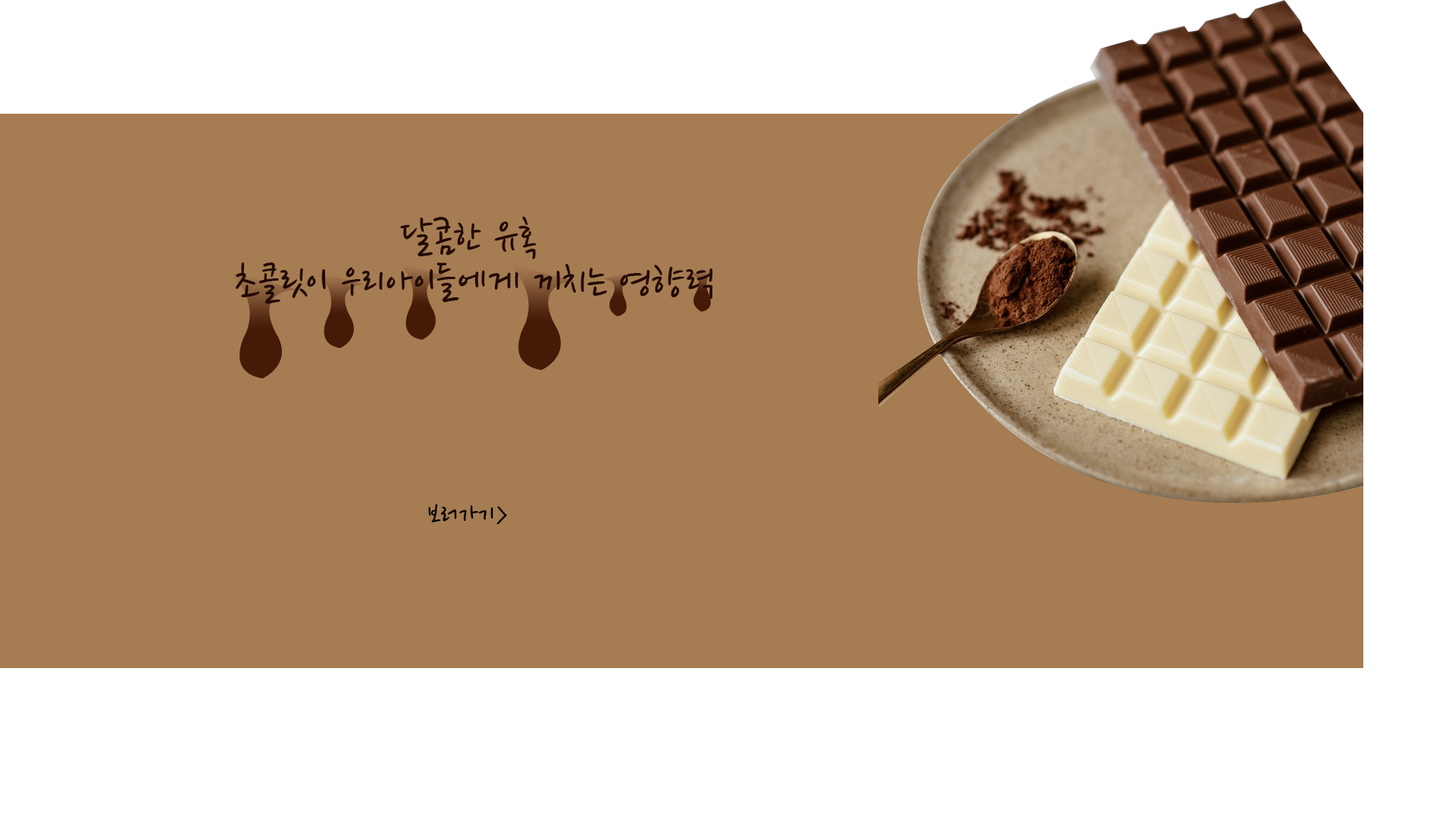
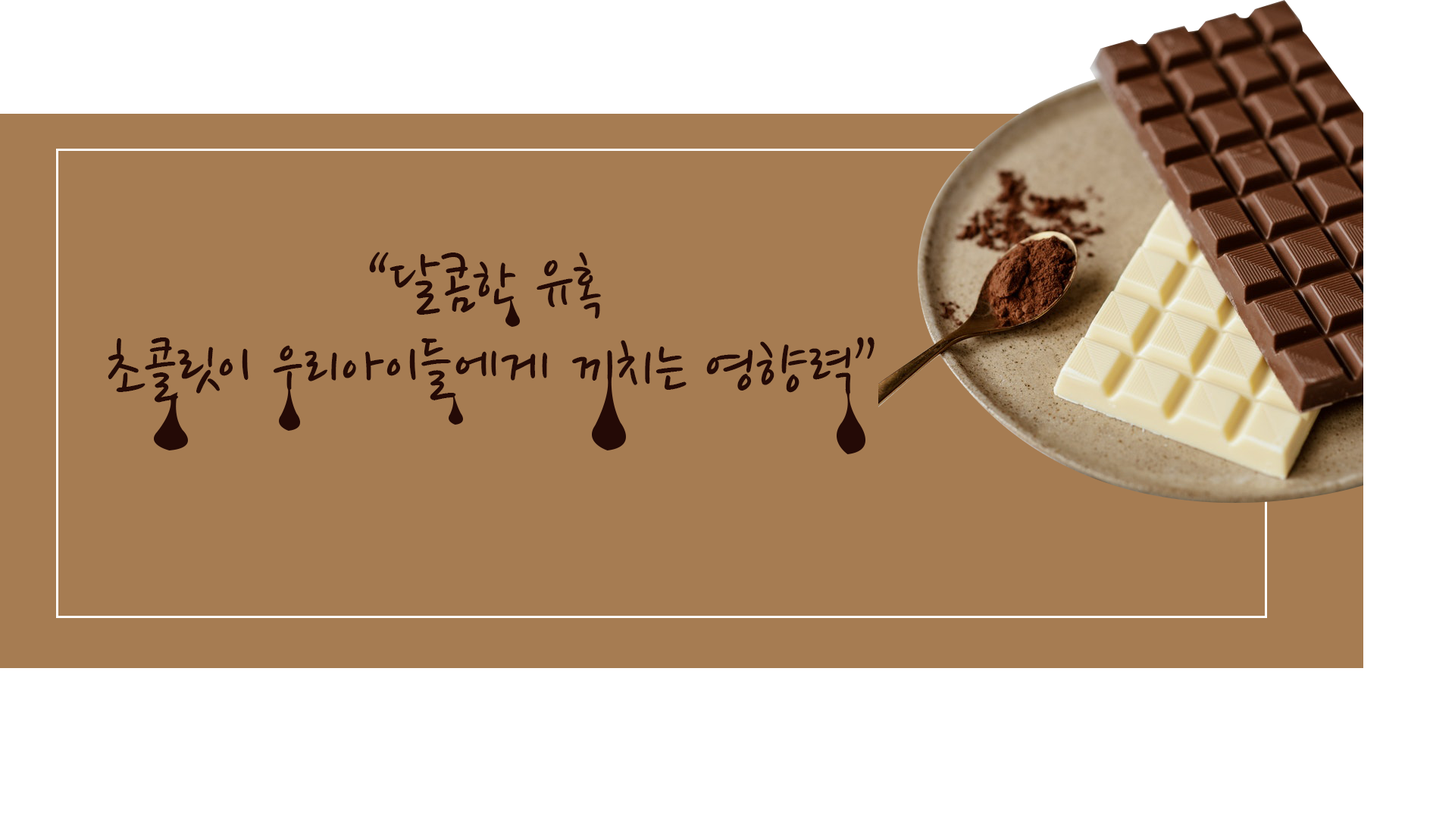
Revision of a layered 1455×819 image; what changed, layer by layer:
removed layer "보러가기>" over [428, 503, 508, 525]
renamed "달콤한 유혹 초콜릿이 우리아이들에게 끼치는 영향력" to "“달콤한 유혹 초콜릿이 우리아이들에게 끼치는 영향력”", painted on it over [107, 216, 875, 403]
removed layer "Shape 1 copy 7" over [687, 268, 714, 312]
removed layer "Shape 1 copy 3" over [603, 272, 630, 317]
removed layer "Shape 1 copy 6" over [229, 272, 298, 379]
added layer "Shape 1 copy 13" above "Shape 1 copy 12" over [591, 377, 627, 451]
added layer "Shape 1 copy 12" above "Shape 1 copy 11" over [278, 385, 301, 431]
added layer "Shape 1 copy 11" above "Shape 1 copy 14" over [836, 388, 866, 455]
renamed "Shape 1 copy 5" to "Shape 1 copy 14", painted on it over [505, 263, 577, 370]
removed layer "Shape 1 copy 4" over [399, 263, 447, 340]
removed layer "Shape 1" over [319, 272, 365, 348]
added layer "Shape 1 copy 10" above "Shape 1 copy 9" over [448, 394, 464, 425]
added layer "Shape 1 copy 9" above "Layer 1" over [153, 391, 188, 451]
added layer "Rectangle 6" above "Rectangle 5" over [56, 148, 1268, 618]
